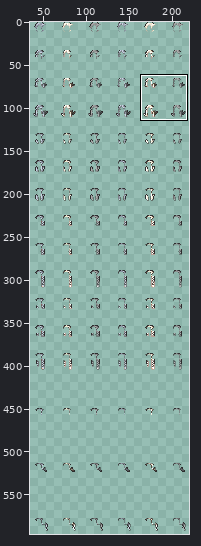
Two states of a sprite sheet, graphics/images/nillian_hair.png. Above: a wide view before the commit, with the close-up outlined.
Close-up. Before the edit:
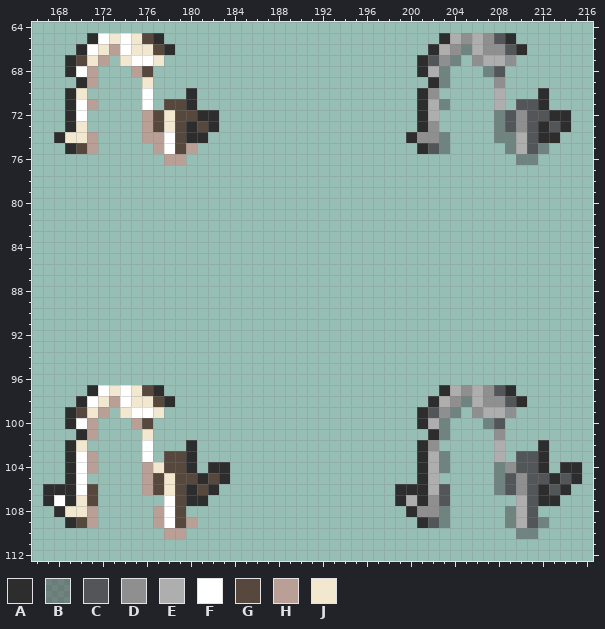
The file is 256x1056 pixels. Colours within 5 levels of each other are drawn and written as one. Shown: x 166..216, y 64..112. The old version is drawn lined up with the new one. The wide view leaves out empty margins. The commit also changed other parts of the picture, which this record leaves out.
Palette (. is transparent): A #2d2d2e  B #4a4a4a80  C #525658  D #8f8f8f  E #aeaeae  F #ffffff  G #56483d  H #b99f95  J #f2e8d0
Pixels before (only the part around the change), first column x 166:
 67 ...AGJH.JFFJ.......................ACDB.DEED.......
 68 ...AFH...HG........................AEB...BC........
 69 ....AH....J.........................AB....D........
 70 ...AJ.....F...A....................AD.....E...A....
 71 ...AFH....F.GGA....................AEB....E.CCA....
 72 ...AF.....HGJGGAA..................AE.....BCDCCAA..
 73 ...AJ.....HGJGAGA..................AD.....BCDCACA..
 74 ..AJJH....HHFGAA..................ADDB....BBECAA...
 75 ...AGH.....HFGH....................ACB.....BECB....
 76 ............HH..............................BB.....
 77 ...................................................
 78 ...................................................
 79 ...................................................
 80 ...................................................
 81 ...................................................
 82 ...................................................
 83 ...................................................
 84 ...................................................
 85 ...................................................
 86 ...................................................
 87 ...................................................
 88 ...................................................
 89 ...................................................
 90 ...................................................
 91 ...................................................
 92 ...................................................
 93 ...................................................
 94 ...................................................
 95 ...................................................
 96 ...................................................
 97 .....AFJFJGA.........................AEDEDCA.......
 98 ....AFJHFJJGA.......................AEDBEDDCA......
 99 ...AGJH.JFFJ.......................ACDB.DEED.......
100 ...AFH...HG........................AEB...BC........
101 ....AH....J.........................AB....D........
102 ...AJ.....F...A....................AD.....E...A....
103 ...AFH....F.GGA....................AEB....E.CCA....
104 ...AFH....HJGGA.AA.................AEB....BDCCA.AA.
105 ...AF.....HGJGGAGA.................AE.....BCDCCACA.
106 .AAAFG....HGJGAGA................AAAEC....BCDCACA..
After:
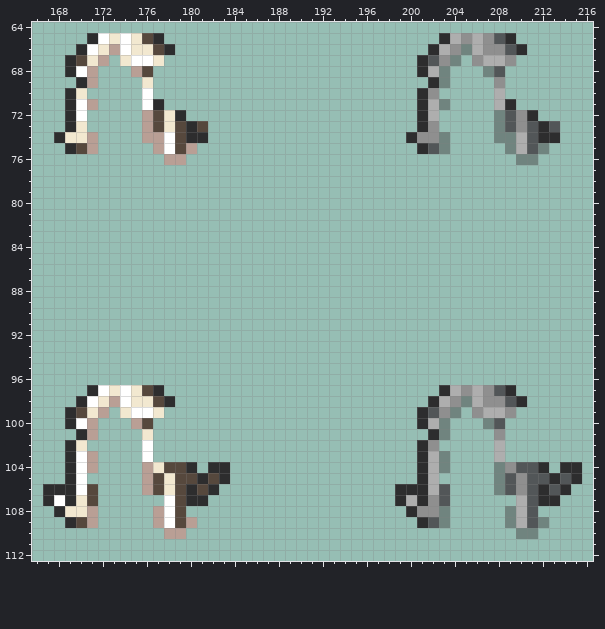
What changed:
whole drawing moved by +0,-1 (the old picture is shown already moved)
y 70: x 180 A -> .; x 212 A -> .
y 71: x 177..180 .GGA -> A...; x 209..212 .CCA -> A...
y 72: x 179..182 GGAA -> A...; x 211..214 CCAA -> A...
y 73: x 182 A -> .; x 214 A -> .
y 102: x 180 A -> .; x 212 A -> .
y 103: x 178..180 GGA -> ...; x 210..212 CCA -> ...
Pixel boxes of the changes (left, top, right, bottom) in both close-ups:
changed: (153, 88, 219, 132)
changed: (505, 88, 571, 132)
erased: (164, 440, 197, 462)
erased: (516, 440, 549, 462)
